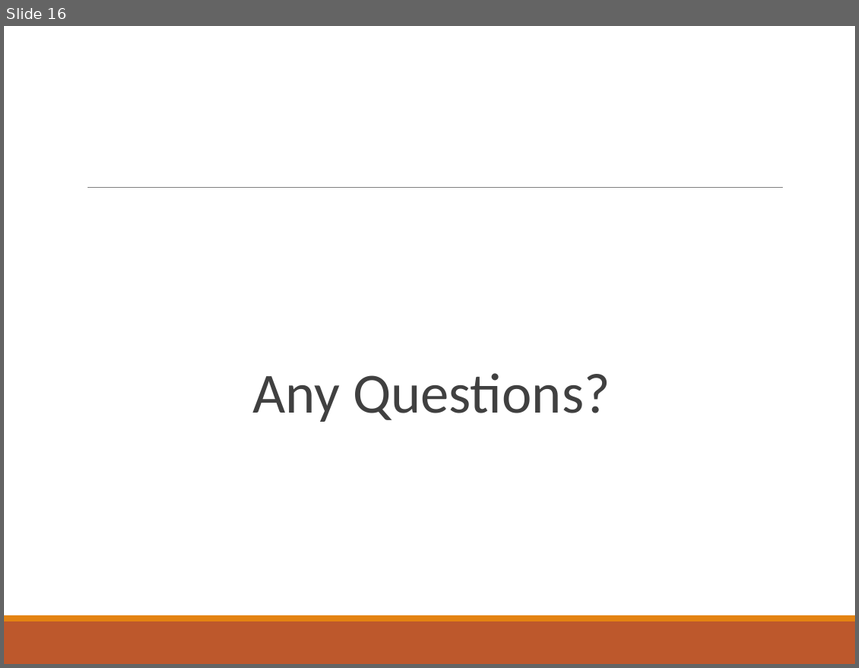
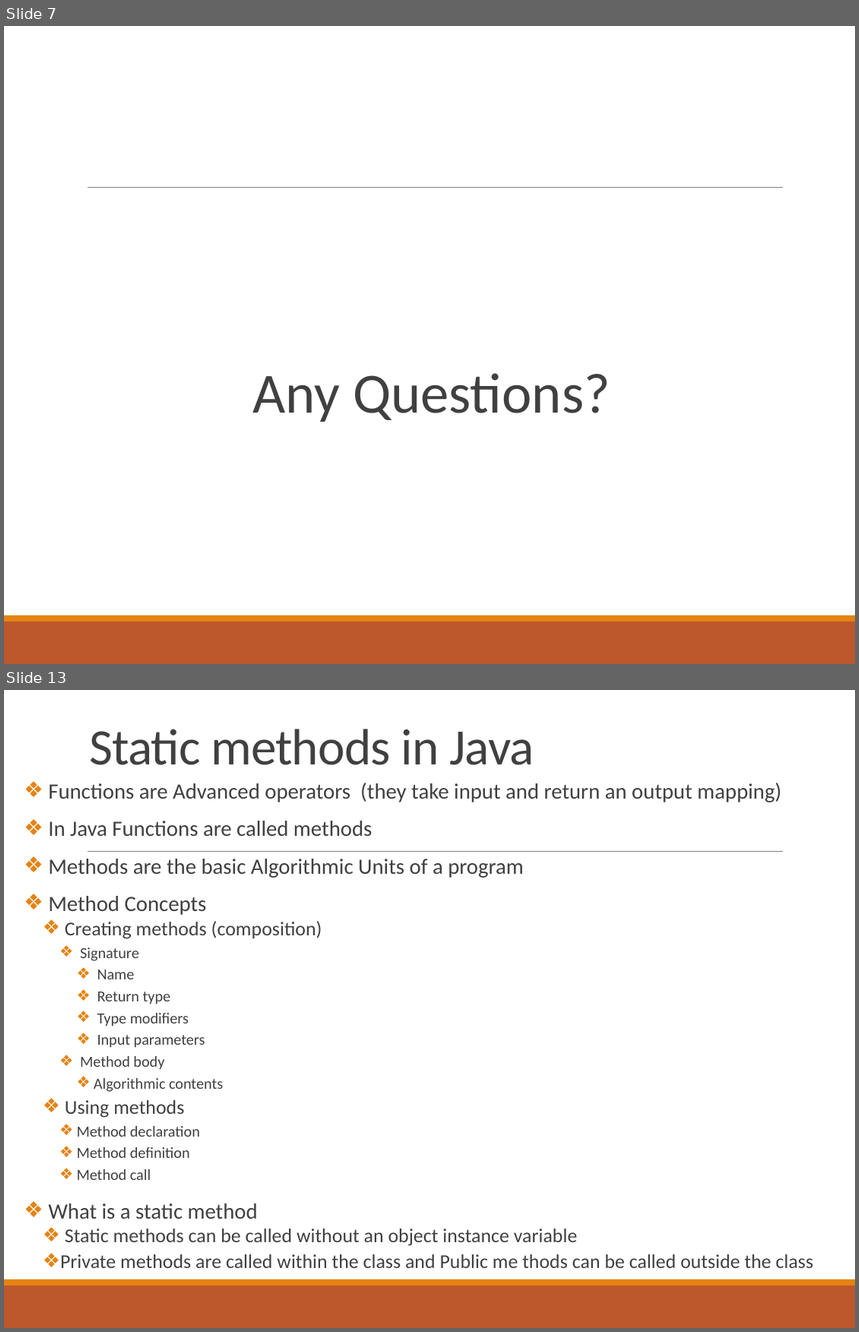
Before and after one commit to deeperj/dillinger, a slide deck: thesis/ukapp2/wqu_isc/sofware_design/Lesson 1 - Java.pptx. Shown one above the other, each under a label of ours: slide 16 before the commit, slides 7 and 13 after it; the slides between them are not shown. The pictures are 859x668 and 859x1332 pixels, drawn with LibreOffice and Linux fonts; fonts in the diff are those of the drawing. Boxes give left, top, right and bottom in pixels: in the first picture for what was removed or moved away, otherwise in the second. Text is boxed around its words. In the diff, an @@ line names an element or a change of style, - is before the commit and + after.

Commit message:
java01

```diff
--- a/thesis/ukapp2/wqu_isc/sofware_design/Lesson 1 - Java.pptx
+++ b/thesis/ukapp2/wqu_isc/sofware_design/Lesson 1 - Java.pptx
@@ slide 13 added at (4, 690, 855, 1328), background #FFFFFF; not listed: 3 template elements that a slide beside it also shows @@
@@ title added at (89, 729, 534, 765), 43.2 pt, text #404040 @@
+Static methods in Java
@@ text added at (48, 783, 814, 1268), 18.5 pt, text #404040 @@
+❖ Functions are Advanced operators (they take input and return an output mapping)
+❖ In Java Functions are called methods
+❖ Methods are the basic Algorithmic Units of a program
+❖ Method Concepts
+  ❖ Creating methods (composition)
+    ❖ Signature
+      ❖ Name
+      ❖ Return type
+      ❖ Type modifiers
+      ❖ Input parameters
+    ❖ Method body
+      ❖ Algorithmic contents
+  ❖ Using methods
+    ❖ Method declaration
+    ❖ Method definition
+    ❖ Method call
+❖ What is a static method
+  ❖ Static methods can be called without an object instance variable
+  ❖ Private methods are called within the class and Public me thods can be called outside the class
@@ what was slide 16 is now slide 7 @@
```
Also in this commit, not shown: 3 slides changed, 11 other slides added, 12 slides removed, 5 other files.
